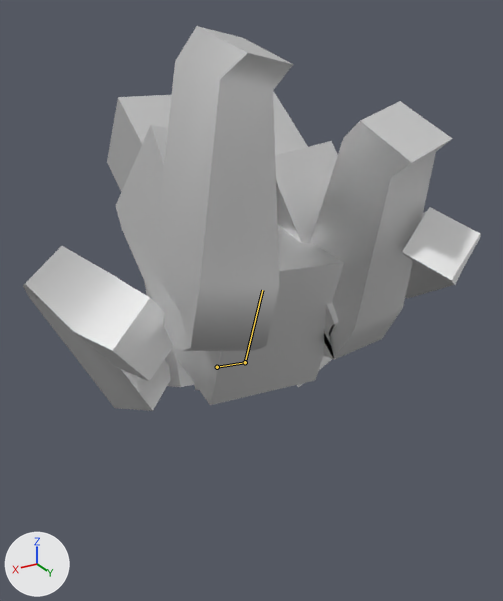
Two versions of the FBX model Assets/Prefabs/Character/Character.fbx, one commit apart.
One viewpoint serves both versions: a 50 mm lens placed at (4.59, 8.09, 8.39), pointed at (0.02, 0.46, 4.58). Arrows for +X, +Y and +Z are at lower left; the lights stay in place. Both versions are drawn at frame 10 of the action 'Armature|Flip'; the numbers are the values there. The bones that change are drawn over the model as lines.
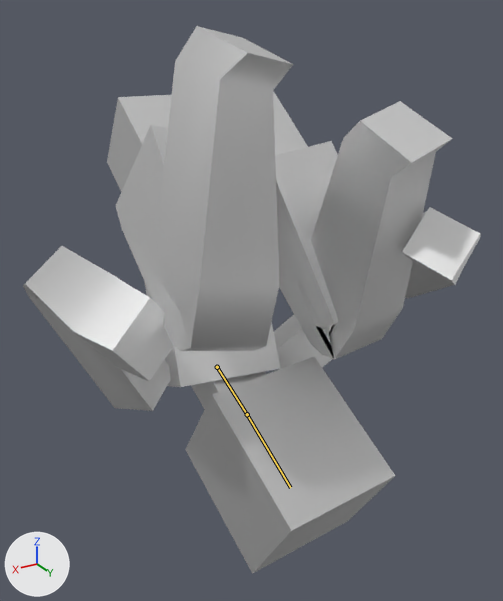
Edits to the bpy script that builds the scene:
```text
Change bone_neck:
    where bone_neck = bpy.data.objects['Armature'].pose.bones['Neck']  # child of 'Spine02'
    bone_neck.rotation_quaternion: (0.745, 0.659, -0.032, 0.099) -> (0.961, 0.257, -0.063, 0.083)  # degrees (82, -10, 6) -> degrees (29, -9, 7)
Change bone_head:
    where bone_head = bpy.data.objects['Armature'].pose.bones['Head']  # child of 'Neck'
    bone_head.rotation_quaternion: (0.923, 0.383, -0.02, 0.032) -> (0.995, -0.093, -0.013, 0.027)  # degrees (45, -4, 3) -> degrees (-11, -1, 3)
```

Where the change shows, as pixel boxes (x1, y1, x2, y2) in the pictures (503 x 601 px):
'Mesh', posed (42% taller)
    before: (23, 26, 480, 411)
    after: (23, 26, 480, 574)
bone 'Neck', root to tip
    before: (217, 367) to (245, 362)
    after: (217, 367) to (247, 414)
bone 'Head', root to tip
    before: (245, 362) to (262, 290)
    after: (247, 414) to (290, 487)
